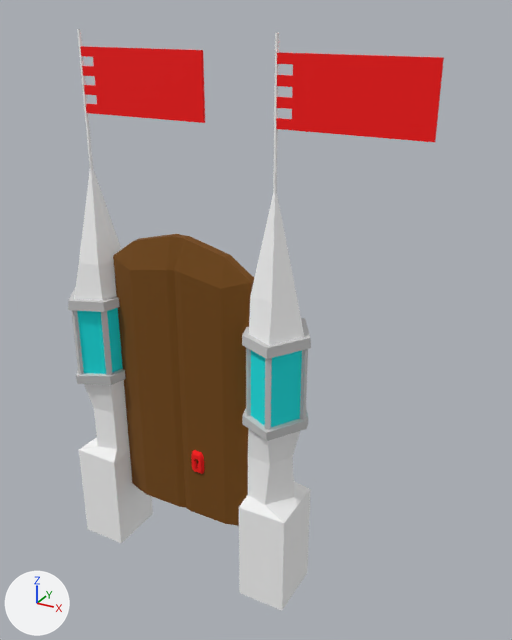
The FBX model Assets/MyModel3dsMax/Modele/Porte/Porte/Porte.FBX, before and after one commit.
Both versions are drawn from a camera (50 mm lens) standing at (22.4, -31.8, 30.6) and looking at (4.2, 1.4, 14.0). Lighting does not change. The marker at lower left points along +X, +Y and +Z.

In view in the first picture: 'FlagG', 'Pillier', 'PorteD', 'PorteG', 'flagD'.
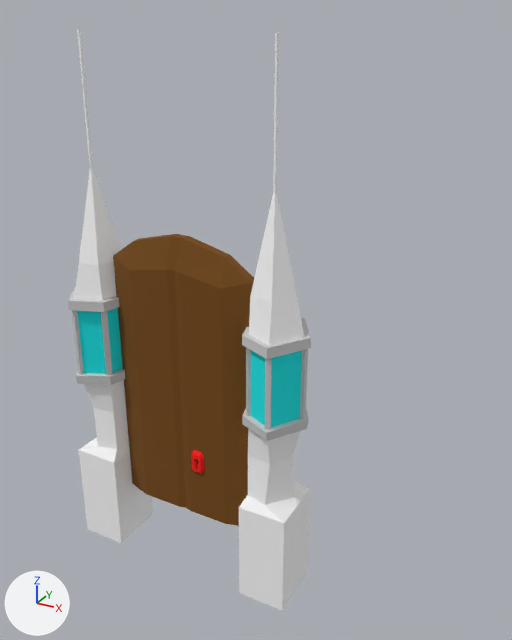
Where the change shows, as pixel boxes (x1, y1, x2, y2) in the pictures (512 x 640 px):
'flagD', deleted (red): before (276, 52, 444, 142)
'FlagG', deleted (red): before (80, 46, 205, 123)
part 1 of me_mesh, shading changed: (68, 29, 311, 611) in both

The edits, one by one:
me_mesh has 262 vertices, 250 faces and spans x -101.0..101.0, y -45.0..357.0, z -27.0..25.0.
me_mesh is used by ob_pillier; location (0.0, 0.0, 0.0); rotation (-1.571, 0.0, 0.0), in degrees (-90, 0, 0); scale (-0.0829, -0.0829, -0.0913).
me_mesh part 1: edges marked sharp go from 474 to 0.
Object 'FlagG' (ob_flagg) is deleted.
Object 'flagD' (ob_flagd) is deleted.
